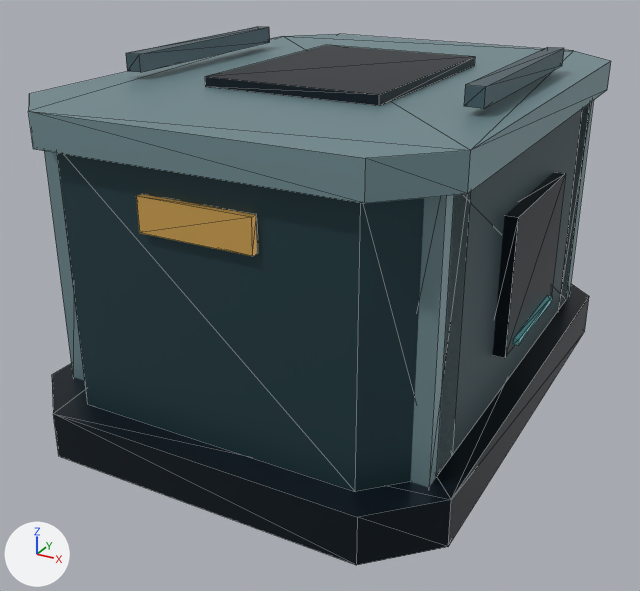
What one commit did to the glTF model assets/settlement-industry/derived/meshopt/lod2/cassette_d0_lod2.meshopt.glb.
Both versions are drawn from a 50 mm lens placed at (1.55, -3.05, 1.85), pointed at (-0.04, -0.16, 0.4). Arrows for +X, +Y and +Z are at lower left; the lights stay in place. The first picture is the older version. Mesh edges are drawn as thin lines. Where no turn or scale is listed for an object, it has been applied to the vertices. Vertices at exactly the same position are counted once.

Names of what the first picture shows: 'DISTANCE_STATIC'.
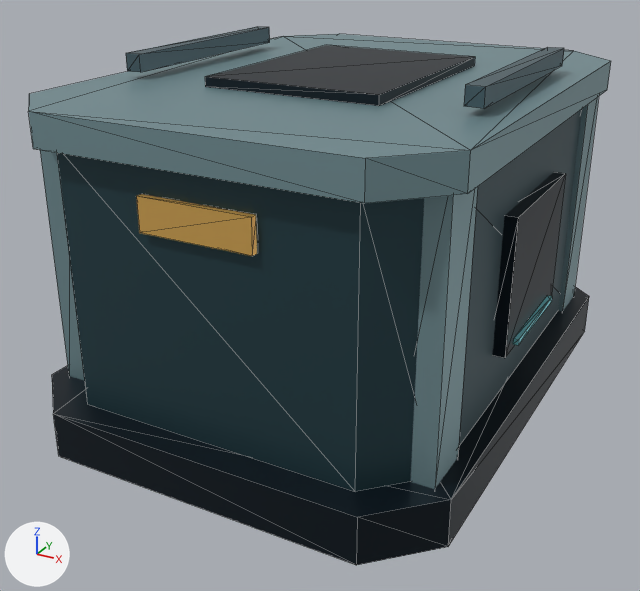
What the commit changed:
me_mesh_0 has 128 vertices, 204 faces and spans x -0.82..0.82, y -1.1..1.1, z 0.0..1.35.
me_mesh_0 is used by ob_distance_static; location (0.0, 0.0, 0.0).
me_mesh_0 part 1: the loose piece of 8 vertices spanning x -0.74..-0.58, y -0.86..-0.66, z 0.17..1.23 is moved by (-0.02, 0.0, 0.0).
me_mesh_0 part 2: the loose piece of 8 vertices spanning x 0.58..0.74, y -0.86..-0.66, z 0.17..1.23 is moved by (0.02, 1.52, 0.0).
Part 3, on me_mesh_0:
Vertex 80 of me_mesh_0 moves from (-0.63, -0.45, 1.29) at pixel (140, 72) to (0.76, -0.86, 1.23).
Vertex 81 of me_mesh_0 moves from (-0.63, 0.45, 1.29) at pixel (269, 42) to (0.76, -0.86, 0.17).
Vertex 82 of me_mesh_0 moves from (-0.63, -0.45, 1.35) at pixel (139, 54) to (0.76, -0.66, 1.23).
Vertex 83 of me_mesh_0 moves from (-0.63, 0.45, 1.35) at pixel (269, 27) to (0.76, -0.66, 0.17).
Vertex 84 of me_mesh_0 moves from (-0.69, -0.45, 1.35) at pixel (125, 53) to (0.6, -0.66, 1.23).
Vertex 85 of me_mesh_0 moves from (-0.69, 0.45, 1.35) at pixel (257, 26) to (0.6, -0.66, 0.17).
Vertex 86 of me_mesh_0 moves from (-0.69, -0.45, 1.29) at pixel (127, 71) to (0.6, -0.86, 1.23).
Vertex 87 of me_mesh_0 moves from (-0.69, 0.45, 1.29) to (0.6, -0.86, 0.17).
Part 4, on me_mesh_0:
Vertex 96 of me_mesh_0 moves from (0.74, 0.66, 1.23) to (-0.63, -0.45, 1.29) at pixel (140, 72).
Vertex 97 of me_mesh_0 moves from (0.74, 0.66, 0.17) to (-0.63, 0.45, 1.29) at pixel (269, 42).
Vertex 98 of me_mesh_0 moves from (0.74, 0.86, 1.23) to (-0.63, -0.45, 1.35) at pixel (139, 54).
Vertex 99 of me_mesh_0 moves from (0.74, 0.86, 0.17) to (-0.63, 0.45, 1.35) at pixel (269, 27).
Vertex 100 of me_mesh_0 moves from (0.58, 0.86, 1.23) to (-0.69, -0.45, 1.35) at pixel (125, 53).
Vertex 101 of me_mesh_0 moves from (0.58, 0.86, 0.17) to (-0.69, 0.45, 1.35) at pixel (257, 26).
Vertex 102 of me_mesh_0 moves from (0.58, 0.66, 1.23) to (-0.69, -0.45, 1.29) at pixel (127, 71).
Vertex 103 of me_mesh_0 moves from (0.58, 0.66, 0.17) to (-0.69, 0.45, 1.29).
me_mesh_0 part 5: 12 faces centred in x -0.69..-0.63, y -0.45..0.45, z 1.29..1.35 are repainted in the vertex colours; the middle colour goes from dark cyan #536a72 to greyish cyan #819fa5.
me_mesh_0 part 6: 12 faces centred in x 0.58..0.74, y 0.66..0.86, z 0.17..1.23 are repainted in the vertex colours; the middle colour goes from greyish cyan #819fa5 to dark cyan #536a72.

Boxes [x1, y1, x2, y2] around the edits, measured in the pictures (640 x 591 px; the box of a moved part takes in the faces that stretch with it):
part 1 of me_mesh_0, moved or reshaped
    before: [44, 151, 85, 381]
    after: [40, 150, 85, 381]
part 2 of me_mesh_0, moved or reshaped
    before: [411, 194, 470, 487]
    after: [558, 97, 599, 311]
part 3 of me_mesh_0, moved or reshaped
    before: [126, 27, 270, 72]
    after: [411, 187, 478, 489]
part 4 of me_mesh_0, moved or reshaped
    before: [558, 100, 594, 310]
    after: [126, 27, 270, 72]
part 5 of me_mesh_0, recoloured
    before: [126, 27, 270, 72]
    after: [427, 187, 478, 489]
part 6 of me_mesh_0, recoloured
    before: [558, 100, 594, 310]
    after: [126, 27, 270, 72]
